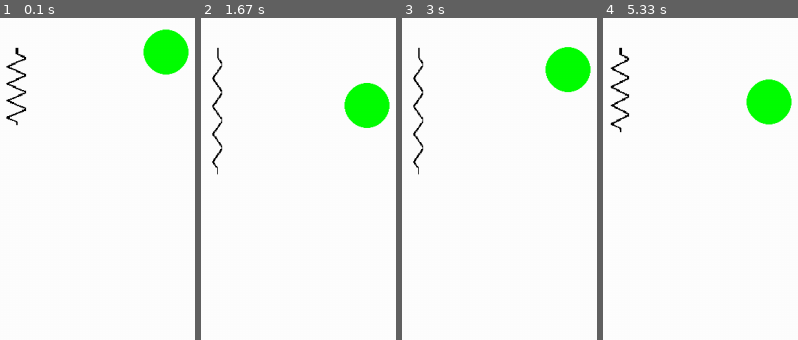
Above: before the commit, frames 1-4 (left to right).
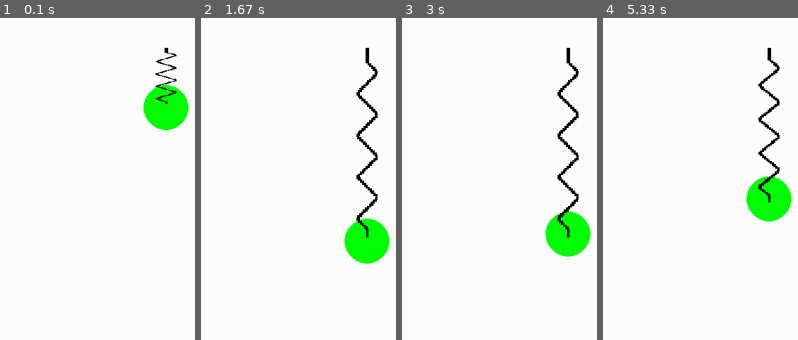
Above: after the commit, the same moments.

Repository: KamilGrundas/Damping_Simulator
Game: pygame game, started from code/main.py
The game is run twice, just before and just after one commit, with the same random seed, the same clock (stepped at 60 frames per second) and the same inputs.
Inputs:
- Up to frame 1 (0.1 s): no input
- Up to frame 2 (1.67 s): no input
- Up to frame 3 (3 s): no input
- Up to frame 4 (5.33 s): no input

The runs differ from the first frame. In frame 1, 6.0% of the frame differs, in the area x 3-97%, y 3-35%; in frame 2, 6.9%, in the area x 5-97%, y 9-77%; in frame 3, 6.8%; in frame 4, 6.6%.

Commit message:
String updated

Diff:
--- a/code/circle.py
+++ b/code/circle.py
@@ -1,5 +1,8 @@
 import pygame
 from settings import *
+
+
+
 
 
 class Circle(pygame.sprite.Sprite):
@@ -22,26 +25,26 @@
 
         self.change = False
 
-    def move(self,dt):
+    # def move(self,dt):
 
-        #self.pos.x += 1 * self.speed * dt
+    #     #self.pos.x += 1 * self.speed * dt
 
-        #self.rect.centerx = self.pos.x
+    #     #self.rect.centerx = self.pos.x
 
 
-        if self.gravity == 0:
-            self.change = True
+    #     if self.gravity == 0:
+    #         self.change = True
 
-        if self.gravity == 100:
-            self.change = False
+    #     if self.gravity == 100:
+    #         self.change = False
 
-        if self.change == True:
-            self.gravity += 1
-            self.pos.y -= self.speed * dt * self.gravity
+    #     if self.change == True:
+    #         self.gravity += 1
+    #         self.pos.y -= self.speed * dt * self.gravity
 
-        if self.change == False:
-            self.gravity -= 1
-            self.pos.y += self.speed * dt * self.gravity
+    #     if self.change == False:
+    #         self.gravity -= 1
+    #         self.pos.y += self.speed * dt * self.gravity
 
 
 
@@ -50,8 +53,8 @@
 
 
 
-        self.rect.centery = int(self.pos.y)
+    #     self.rect.centery = int(self.pos.y)
 
 
-    def update(self,dt):
-        self.move(dt)
+    # def update(self,dt):
+    #     self.move(dt)
--- a/code/level.py
+++ b/code/level.py
@@ -18,7 +18,7 @@
 
 	def setup(self):
 		self.circle = Circle((SCREEN_WIDTH/2,300), self.all_sprites)
-		self.spring = Spring((SCREEN_WIDTH/3,300), self.all_sprites)
+		self.spring = Spring((SCREEN_WIDTH/2,300),self.circle, self.all_sprites)
 
 	def input(self):
 		keys = pygame.key.get_pressed()
--- a/code/spring.py
+++ b/code/spring.py
@@ -48,12 +48,100 @@
 
 
 
+# import pygame
+# import time
+# from settings import *
+# from matplotlib import pyplot as plt
+
+# class Spring(pygame.sprite.Sprite):
+
+#     def __init__(self, pos, circle, group):
+#         super().__init__(group)
+
+#         # Create an image surface with a transparent background
+#         self.original_image = pygame.image.load("graphics/spring.png").convert_alpha()
+#         self.original_image = pygame.transform.rotate(self.original_image, 90)
+#         self.original_image = pygame.transform.scale(self.original_image, (30, 100))
+#         self.image = self.original_image.copy()
+
+#         self.circle = circle
+
+#         # Set the position of the sprite
+#         self.rect = self.image.get_rect(center=pos)
+
+#         self.pos = pygame.math.Vector2(self.rect.center)
+#         self.speed = 100
+#         self.expanding = True
+
+#         self.max_width = 30
+#         self.min_width = 10
+#         self.max_height = 400
+#         self.min_height = 70
+#         self.stretch_speed = 1
+#         self.stretch_speed_y = 5
+#         self.start_time = time.time()
+#         self.x = []
+#         self.y = []
+#         self.time = 0
+
+
+#     def update(self, dt):
+#         if self.time < 5:
+#             self.stretch(dt)
+#         else:
+#             plt.rcParams["figure.figsize"] = [7.00, 3.50]
+#             plt.rcParams["figure.autolayout"] = True
+#             plt.xlim(0, 5)
+#             plt.ylim(400, 700)
+#             plt.grid()
+#             plt.plot(self.x, self.y, marker="o", markersize=2, markeredgecolor="red", markerfacecolor="green")
+#             plt.show()
+
+#     def stretch(self, dt):
+
+#         self.time = time.time() - self.start_time
+
+
+
+
+
+
+#         self.rect = self.image.get_rect(center=self.pos)
+#         self.rect.top = self.pos.y
+
+#         self.circle.rect.bottom = self.rect.bottom + 32
+
+#         self.x.append(self.time)
+#         self.y.append(self.rect.bottom)
+
+#         if self.expanding:
+
+#             self.animate_image = pygame.transform.scale(self.original_image, (self.image.get_width() + self.stretch_speed, self.image.get_height() - self.stretch_speed_y))
+#             self.image = self.animate_image.copy()
+
+
+
+#             if self.image.get_width() >= self.max_width or self.image.get_height() <= self.min_height:
+#                 self.expanding = False
+#         else:
+
+
+#             self.animate_image = pygame.transform.scale(self.original_image, (self.image.get_width() - self.stretch_speed, self.image.get_height() + self.stretch_speed_y))
+#             self.image = self.animate_image.copy()
+
+
+#             if self.image.get_width() <= self.min_width or self.image.get_height() >= self.max_height:
+#                 self.expanding = True
+
 import pygame
+import time
 from settings import *
+from math import sin, radians
+from matplotlib import pyplot as plt
 
 class Spring(pygame.sprite.Sprite):
 
-    def __init__(self, pos, group):
+    def __init__(self, pos, circle, group):
         super().__init__(group)
 
         # Create an image surface with a transparent background
@@ -61,6 +149,8 @@
         self.original_image = pygame.transform.rotate(self.original_image, 90)
         self.original_image = pygame.transform.scale(self.original_image, (30, 100))
         self.image = self.original_image.copy()
+
+        self.circle = circle
 
         # Set the position of the sprite
         self.rect = self.image.get_rect(center=pos)
@@ -75,29 +165,47 @@
         self.min_height = 70
         self.stretch_speed = 1
         self.stretch_speed_y = 5
+        self.start_time = time.time()
+        self.x = []
+        self.y = []
+        self.time = 0
+        self.amplitude = 50  # Amplitude of the sine wave
+        self.frequency = 0.5  # Frequency of the sine wave (adjust as needed)
 
     def update(self, dt):
-        self.stretch(dt)
+        if self.time < 5:
+            self.stretch(dt)
+        else:
+            plt.rcParams["figure.figsize"] = [7.00, 3.50]
+            plt.rcParams["figure.autolayout"] = True
+            plt.xlim(0, 5)
+            plt.ylim(400, 700)
+            plt.grid()
+            plt.plot(self.x, self.y, marker="o", markersize=2, markeredgecolor="red", markerfacecolor="green")
+            plt.show()
 
     def stretch(self, dt):
-
-
+        self.time = time.time() - self.start_time
 
         self.rect = self.image.get_rect(center=self.pos)
         self.rect.top = self.pos.y
 
+        self.circle.rect.bottom = self.rect.bottom + 32
+
+        self.x.append(self.time)
+        # Use a sine wave to calculate the vertical position
+        self.y.append(self.rect.bottom + self.amplitude * sin(radians(self.frequency * self.time)))
+
         if self.expanding:
-
-            self.animate_image = pygame.transform.scale(self.original_image, (self.image.get_width() + self.stretch_speed, self.image.get_height() - self.stretch_speed_y))
+            self.animate_image = pygame.transform.scale(self.original_image, (self.image.get_width(), self.image.get_height() - self.stretch_speed_y))
             self.image = self.animate_image.copy()
 
-            if self.image.get_width() >= self.max_width or self.image.get_height() <= self.min_height:
+
+            if self.image.get_height() <= self.min_height:
                 self.expanding = False
         else:
-
-            self.animate_image = pygame.transform.scale(self.original_image, (self.image.get_width() - self.stretch_speed, self.image.get_height() + self.stretch_speed_y))
+            self.animate_image = pygame.transform.scale(self.original_image, (self.image.get_width(), self.image.get_height() + self.stretch_speed_y))
             self.image = self.animate_image.copy()
 
-
-            if self.image.get_width() <= self.min_width or self.image.get_height() >= self.max_height:
+            if self.image.get_height() >= self.max_height:
                 self.expanding = True
